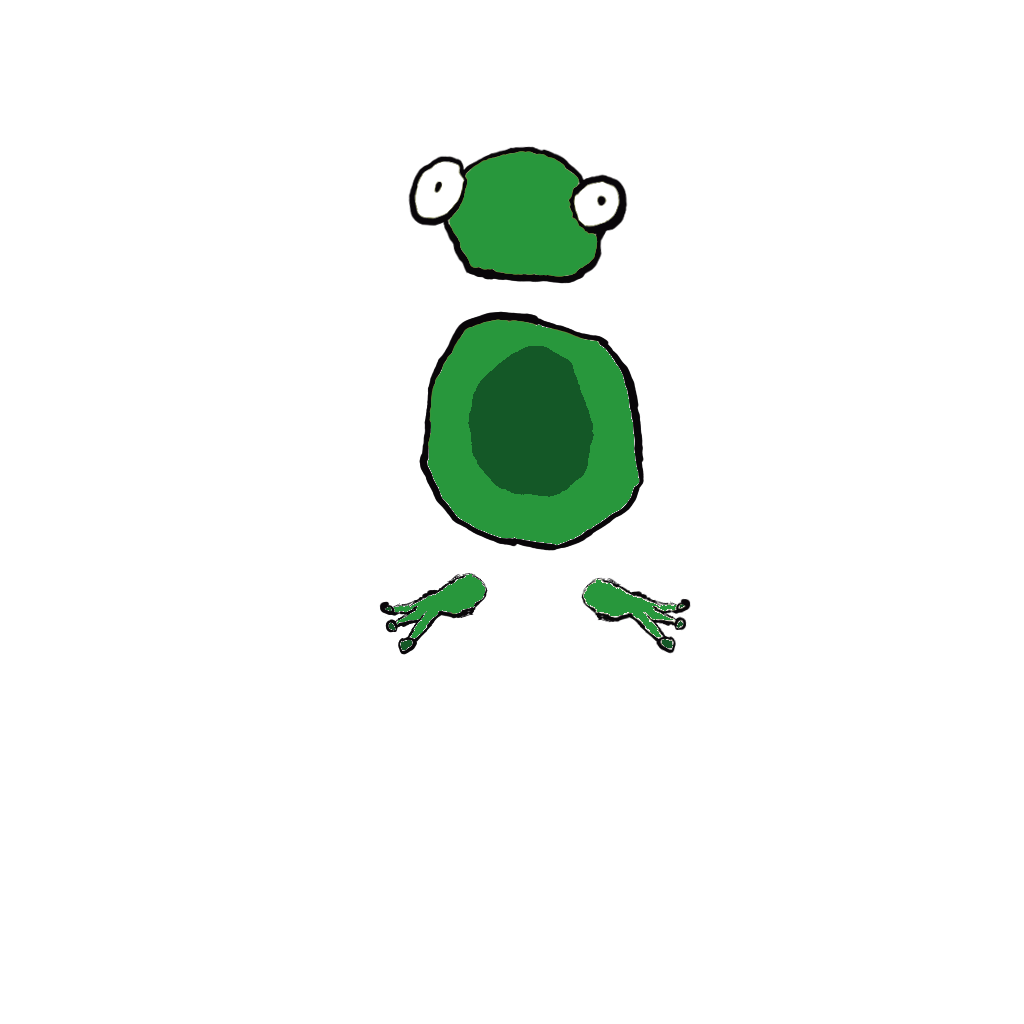
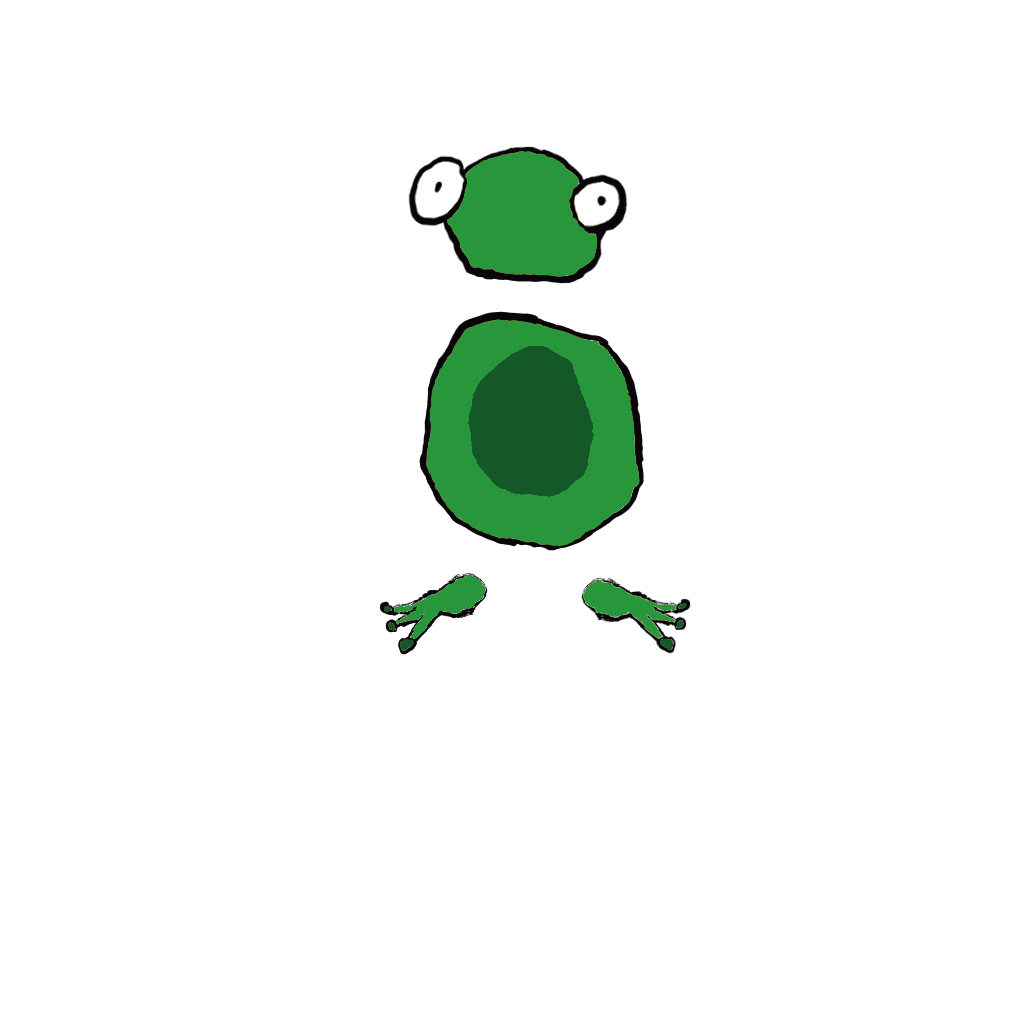
Revision of a layered 1024px x 1024px image; what changed, layer by layer:
painted on "RightFoot" over [384, 512, 687, 651]
painted on "LeftFoot" over [384, 512, 576, 651]
painted on "Body" over [384, 218, 687, 651]